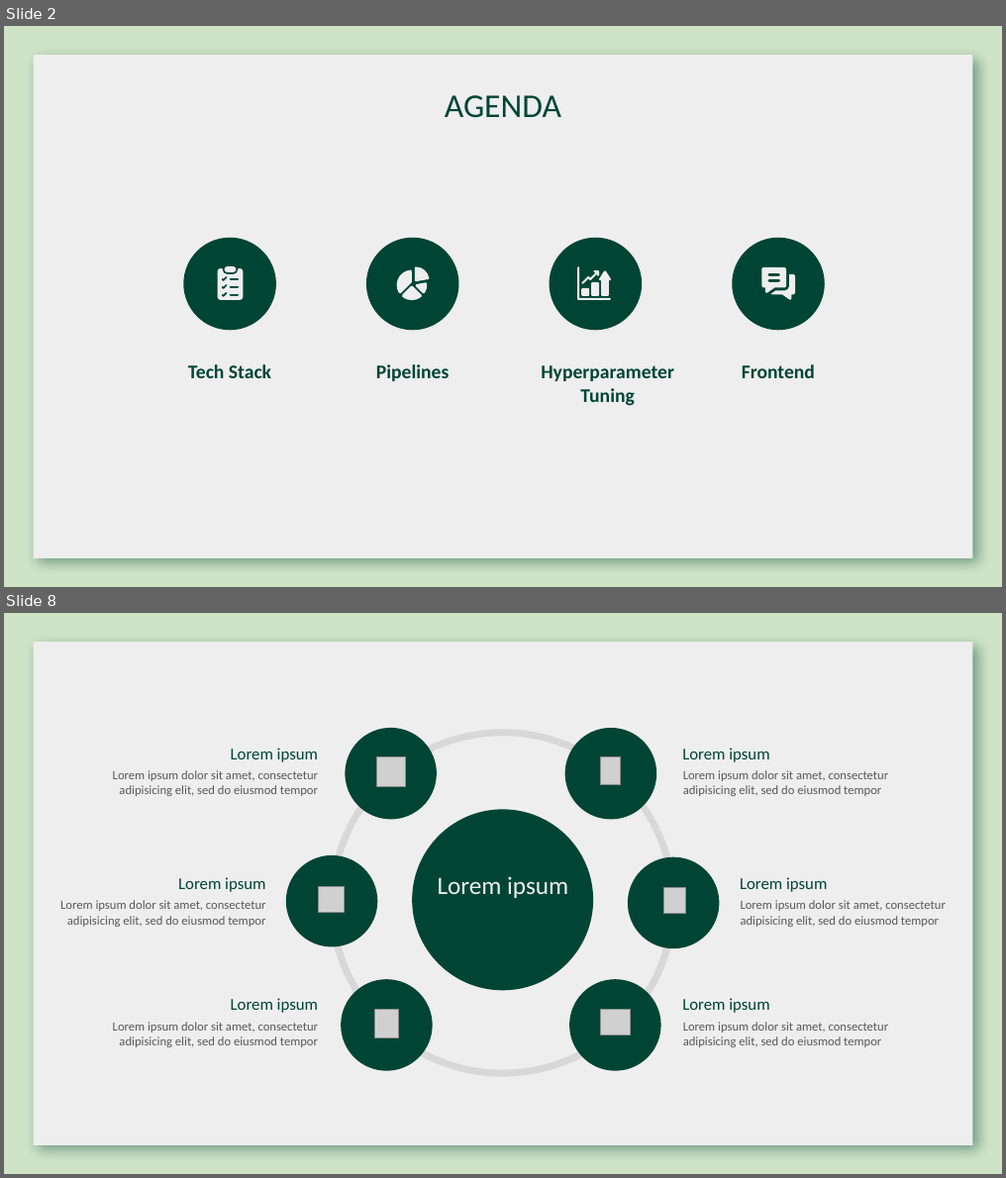
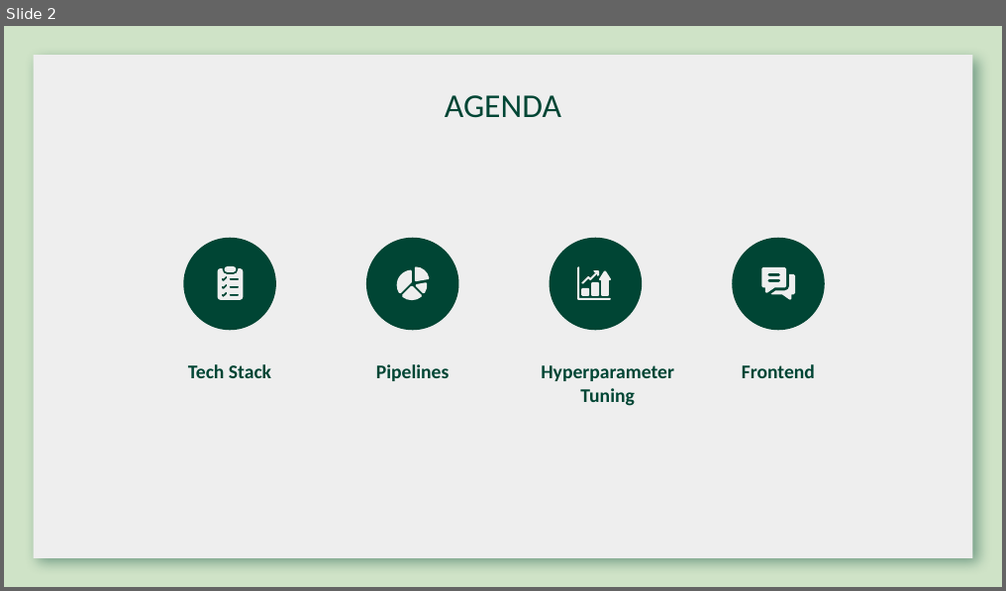
Before and after one commit to lydra4/Horses-or-Humans, a slide deck: slides/Horses or Humans.pptx. Shown one above the other, each under a label of ours: slides 2 and 8 before the commit, slide 2 after it; the slides between them are not shown. The pictures are 1006x1178 and 1006x591 pixels, drawn with LibreOffice and Linux fonts; fonts in the diff are those of the drawing; grey boxes stand for pictures; background and template pictures are left out. Boxes give left, top, right and bottom in pixels: in the first picture for what was removed or moved away, otherwise in the second. Text is boxed around its words. In the diff, an @@ line names an element or a change of style, - is before the commit and + after.

```diff
--- a/slides/Horses or Humans.pptx
+++ b/slides/Horses or Humans.pptx
@@ slide 8 removed at box(4, 613, 1002, 1174), background #CFE3C7; not listed: 1 template element that a slide beside it also shows @@
@@ freeform shape removed at box(323, 706, 457, 841) @@
@@ freeform shape removed at box(327, 727, 677, 1078) @@
@@ freeform shape removed at box(546, 709, 673, 837) @@
@@ text removed at box(231, 748, 318, 762) @@
-Lorem ipsum
@@ picture removed at box(376, 758, 405, 786) @@
@@ picture removed at box(601, 757, 621, 784) @@
@@ text removed at box(682, 748, 769, 762) @@
-Lorem ipsum
@@ text removed at box(113, 770, 319, 796) @@
-Lorem ipsum dolor sit amet, consectetur adipisicing elit, sed do eiusmod tempor
@@ text removed at box(683, 770, 889, 796) @@
-Lorem ipsum dolor sit amet, consectetur adipisicing elit, sed do eiusmod tempor
@@ freeform shape removed at box(400, 797, 604, 1001) @@
@@ freeform shape removed at box(274, 845, 388, 959) @@
@@ freeform shape removed at box(616, 846, 730, 959) @@
@@ text removed at box(178, 877, 265, 892) @@
-Lorem ipsum
@@ text removed at box(438, 876, 568, 898) @@
-Lorem ipsum
@@ text removed at box(740, 877, 827, 892) @@
-Lorem ipsum
@@ text removed at box(60, 900, 266, 927) @@
-Lorem ipsum dolor sit amet, consectetur adipisicing elit, sed do eiusmod tempor
@@ picture removed at box(319, 887, 344, 912) @@
@@ picture removed at box(664, 887, 686, 914) @@
@@ text removed at box(741, 900, 945, 927) @@
-Lorem ipsum dolor sit amet, consectetur adipisicing elit, sed do eiusmod tempor
@@ freeform shape removed at box(330, 968, 444, 1082) @@
@@ freeform shape removed at box(557, 968, 671, 1082) @@
@@ text removed at box(231, 998, 318, 1013) @@
-Lorem ipsum
@@ text removed at box(682, 998, 769, 1013) @@
-Lorem ipsum
@@ text removed at box(113, 1022, 319, 1048) @@
-Lorem ipsum dolor sit amet, consectetur adipisicing elit, sed do eiusmod tempor
@@ picture removed at box(374, 1009, 398, 1038) @@
@@ picture removed at box(601, 1009, 630, 1035) @@
@@ text removed at box(683, 1022, 889, 1048) @@
-Lorem ipsum dolor sit amet, consectetur adipisicing elit, sed do eiusmod tempor
```
Also in this commit, not shown: 2 other slides changed, 11 slides added, 21 other slides removed.
